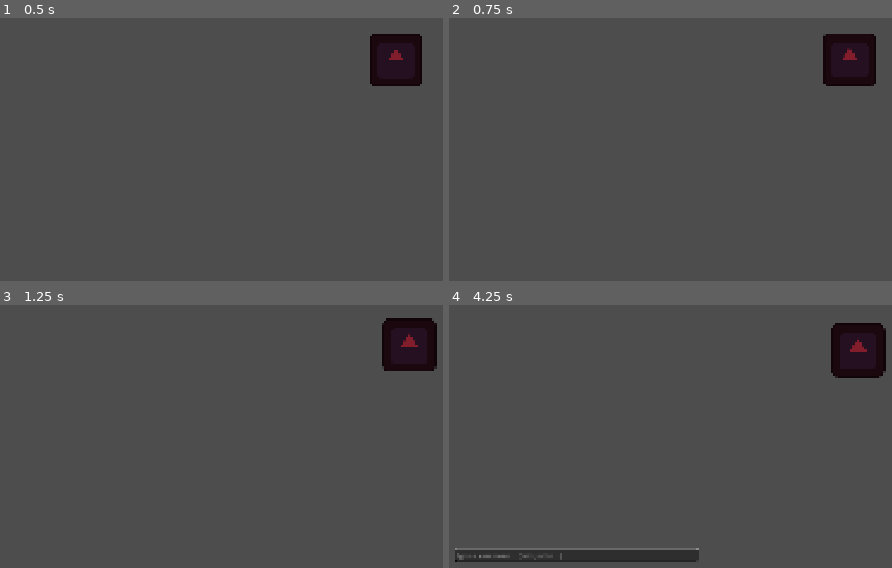
Above: before the commit, frames 1-4 (two rows, left to right).
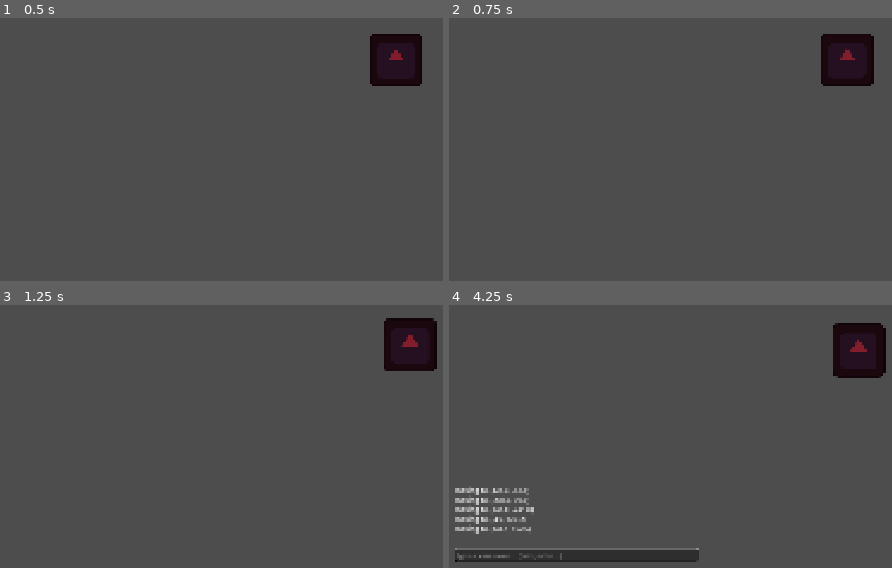
Above: after the commit, the same moments.

Repository: Zathmier/necromancer-game-public
Game: Godot game, scene res://scenes/main.tscn
The game is run twice, just before and just after one commit, with the same random seed, the same clock (stepped at 60 frames per second) and the same inputs. The engine's default icon, where the game draws it, is replaced by a stand-in: a white triangle on a blue panel in a dark square.
Inputs (mouse positions are in pixels of both pictures, inside the frame that each line leads up to):
- Up to frame 1 (0.5 s): no input
- Up to frame 2 (0.75 s): tap Enter at 0.5 s; move the mouse to (outside the picture) at 0.52 s; click (outside the picture) at 0.67 s
- Up to frame 3 (1.25 s): no input
- Up to frame 4 (4.25 s): tap Space at 1.25 s; move the mouse to (683, 370) at 1.27 s; click (683, 370) at 1.42 s; tap Enter at 2 s; move the mouse to (outside the picture) at 2.02 s; click (outside the picture) at 2.17 s; move the mouse to (803, 436) at 2.77 s; click (803, 436) at 2.92 s; move the mouse to (outside the picture) at 3.52 s; click (outside the picture) at 3.67 s; tap F1 (toggle_console) at 4.15 s

Frame 1 is identical in both runs. In frame 2, 0.2% of the frame differs, in the area x 83-97%, y 6-26%; in frame 3, 0.1%; in frame 4, 1.3%, in the area x 1-99%, y 8-88%.

Commit message:
Player: code-only click-to-move (auto NavigationRegion2D), console cmds: where/speed/goto

Diff:
--- a/scripts/player/Player.gd
+++ b/scripts/player/Player.gd
@@ -1,32 +1,102 @@
 extends CharacterBody2D
+# Godot 4.5 — code-only click-to-move
 
-@onready var agent: NavigationAgent2D = $NavigationAgent2D
-@export var speed := 220.0
+var agent: NavigationAgent2D
+@export var move_speed: float = 240.0
+@export var accel: float = 12.0
 
 func _ready() -> void:
-	# Make path following a little forgiving
+	# Ensure NavigationAgent2D child exists
+	agent = get_node_or_null("NavigationAgent2D") as NavigationAgent2D
+	if agent == null:
+		agent = NavigationAgent2D.new()
+		agent.name = "NavigationAgent2D"
+		add_child(agent)
+
+	# Agent tuning
 	agent.path_desired_distance = 4.0
 	agent.target_desired_distance = 4.0
-	agent.avoidance_enabled = false # can enable later if we add crowds
+	agent.avoidance_enabled = false
+
+	# Make sure there's a nav region to walk on (dev convenience)
+	_ensure_nav_region_for_testing()
+
+	# Console commands (dev helpers)
+	if Engine.is_editor_hint() == false:
+		_register_console_cmds()
 
 func _unhandled_input(event: InputEvent) -> void:
-	# Left click to set destination
+	# Left-click sets destination
 	if event is InputEventMouseButton and event.pressed and event.button_index == MOUSE_BUTTON_LEFT:
 		var target := get_global_mouse_position()
 		agent.set_target_position(target)
+		Bus.send_output("moving to (%.1f, %.1f)" % [target.x, target.y])
 		get_viewport().set_input_as_handled()
 
-func _physics_process(_delta: float) -> void:
+func _physics_process(delta: float) -> void:
 	if agent.is_navigation_finished():
-		velocity = Vector2.ZERO
+		# soft stop
+		velocity = velocity.move_toward(Vector2.ZERO, move_speed * delta)
 		move_and_slide()
 		return
 
 	var next := agent.get_next_path_position()
 	var dir := (next - global_position)
 	if dir.length() > 0.001:
-		velocity = dir.normalized() * speed
+		var desired := dir.normalized() * move_speed
+		velocity = velocity.lerp(desired, clamp(accel * delta, 0.0, 1.0))
 	else:
-		velocity = Vector2.ZERO
+		velocity = velocity.move_toward(Vector2.ZERO, move_speed * delta)
 
 	move_and_slide()
+
+# ---------------- helpers ----------------
+
+func _ensure_nav_region_for_testing() -> void:
+	# If there is no NavigationRegion2D in the current scene, create a big one.
+	var root := get_tree().current_scene
+	if root == null: return
+	if root.find_child("AutoNav", true, false) != null:
+		return
+
+	# Build a simple rectangle polygon covering the viewport
+	var vp := get_viewport_rect().size
+	var poly := NavigationPolygon.new()
+	var outline := PackedVector2Array([
+		Vector2(0, 0),
+		Vector2(vp.x, 0),
+		Vector2(vp.x, vp.y),
+		Vector2(0, vp.y),
+	])
+	poly.add_outline(outline)
+	poly.make_polygons_from_outlines()
+
+	var region := NavigationRegion2D.new()
+	region.name = "AutoNav"
+	region.navigation_polygon = poly
+	root.add_child(region)
+	region.owner = root  # so it appears in the tree when running in editor
+
+func _register_console_cmds() -> void:
+	# where  -> prints player coords
+	ConsoleRouter.register_cmd("where", func(_a):
+		Bus.send_output("pos = (%.1f, %.1f)" % [global_position.x, global_position.y])
+	, "Show player position")
+
+	# speed N -> set move speed
+	ConsoleRouter.register_cmd("speed", func(a):
+		if a.size() < 1:
+			Bus.send_output("usage: speed <value>"); return
+		var v := float(a[0])
+		move_speed = max(10.0, v)
+		Bus.send_output("move_speed = %.1f" % move_speed)
+	, "Set move speed")
+
+	# goto X Y -> move to world coords
+	ConsoleRouter.register_cmd("goto", func(a):
+		if a.size() < 2:
+			Bus.send_output("usage: goto <x> <y>"); return
+		var tgt := Vector2(float(a[0]), float(a[1]))
+		agent.set_target_position(tgt)
+		Bus.send_output("goto (%.1f, %.1f)" % [tgt.x, tgt.y])
+	, "Move to position")
--- a/scripts/ui/Console.gd
+++ b/scripts/ui/Console.gd
@@ -54,7 +54,7 @@
 	vbox.offset_top = 8
 	vbox.offset_right = -8
 	vbox.offset_bottom = -8
-#	vbox.separator = 6
+	vbox.add_theme_constant_override("separation", 6)
 
 	# Output log
 	output_log = vbox.get_node_or_null("OutputLog") as RichTextLabel
